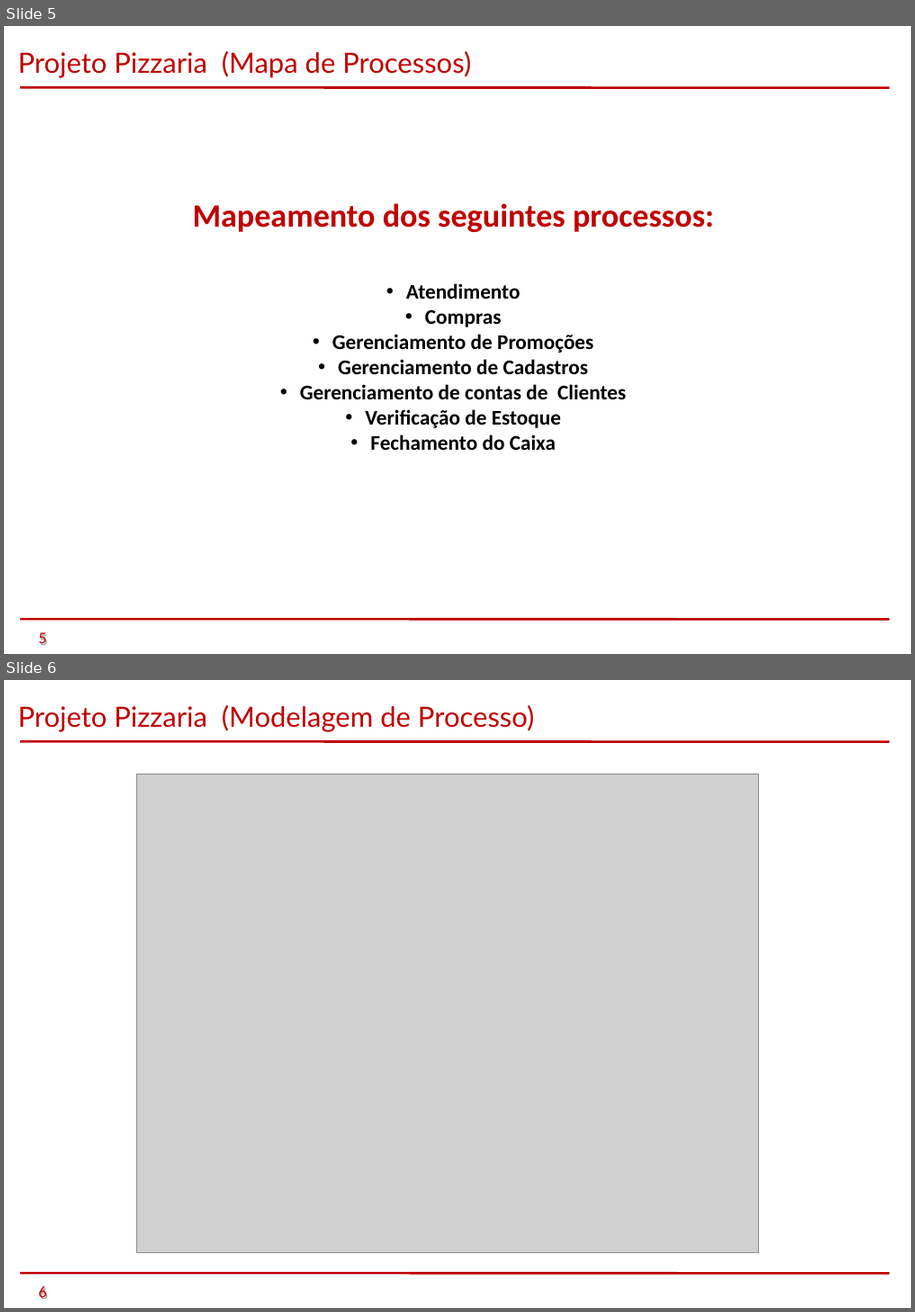
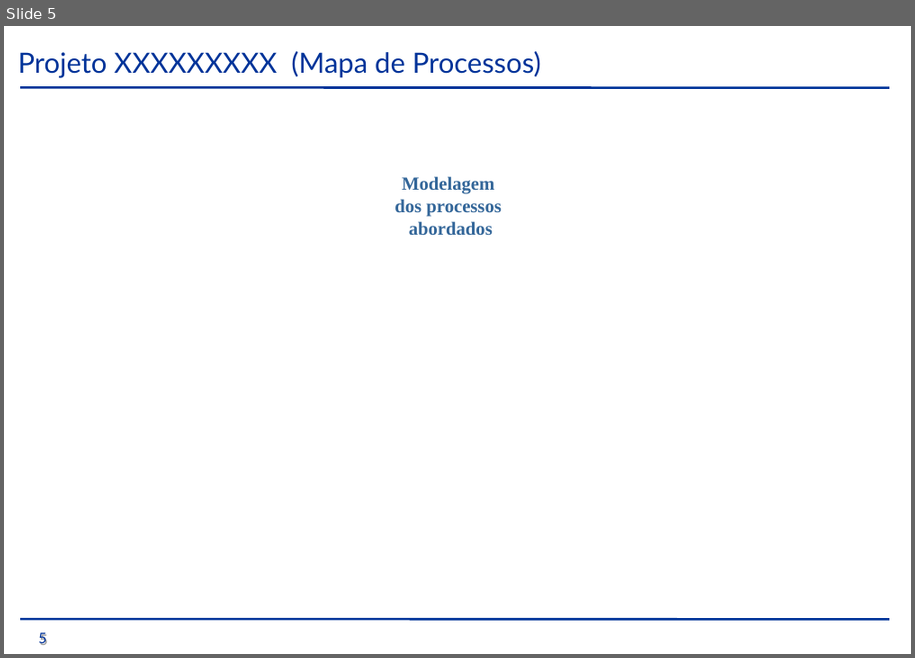
Before and after one commit to Peridian/tcmpizzaria, a slide deck: trunk/GiovanellisPizzariaEntrega1S/TCM - Pizzaria - Semestre 1 - 2014/PTCC/Apresentação/Pizzaria.ppt. Shown one above the other, each under a label of ours: slides 5 and 6 before the commit, slide 5 after it. The pictures are 915x1312 and 915x658 pixels, drawn with LibreOffice and Linux fonts; fonts in the diff are those of the drawing; grey boxes stand for pictures; background and template pictures are left out. Boxes give left, top, right and bottom in pixels: in the first picture for what was removed or moved away, otherwise in the second. Text is boxed around its words. In the diff, an @@ line names an element or a change of style, - is before the commit and + after.

```diff
--- a/trunk/GiovanellisPizzariaEntrega1S/TCM - Pizzaria - Semestre 1 - 2014/PTCC/Apresentação/Pizzaria.ppt
+++ b/trunk/GiovanellisPizzariaEntrega1S/TCM - Pizzaria - Semestre 1 - 2014/PTCC/Apresentação/Pizzaria.ppt
@@ slide 6 removed at (4,680,911,1308), background picture (left out) @@
@@ text removed at (18,705,534,732) @@
-Projeto Pizzaria (Modelagem de Processo)
@@ line removed from (20, 741) to (889, 742) @@
@@ picture removed at (136,774,758,1252) @@
@@ line removed from (20, 1272) to (889, 1273) @@
@@ text removed at (38,1287,46,1299) @@
-6
@@ slide 5 changed as well @@
@@ text at (18,51,541,78): text changed; text colour #C00000 to #003399 @@
-Projeto Pizzaria (Mapa de Processos)
+Projeto XXXXXXXXX (Mapa de Processos)
@@ line (20, 87) - (889, 88): stroke #C00000 2.01 pt to #003399 2.01 pt @@
@@ text added at (395,176,501,235), 16 pt, text #336699, bold @@
+Modelagem
+dos processos
+abordados
@@ text removed at (193,203,714,450) @@
-Mapeamento dos seguintes processos:
-• Atendimento
-• Compras
-• Gerenciamento de Promoções
-• Gerenciamento de Cadastros
-• Gerenciamento de contas de Clientes
-• Verificação de Estoque
-• Fechamento do Caixa
@@ line (20, 618) - (889, 619): stroke #C00000 2.01 pt to #003399 2.01 pt @@
@@ text "5" at (38,633,46,645): text colour #C00000 to #003399 @@
```
Also in this commit, not shown: 7 other slides changed, 1 slide added, 3 other slides removed.
